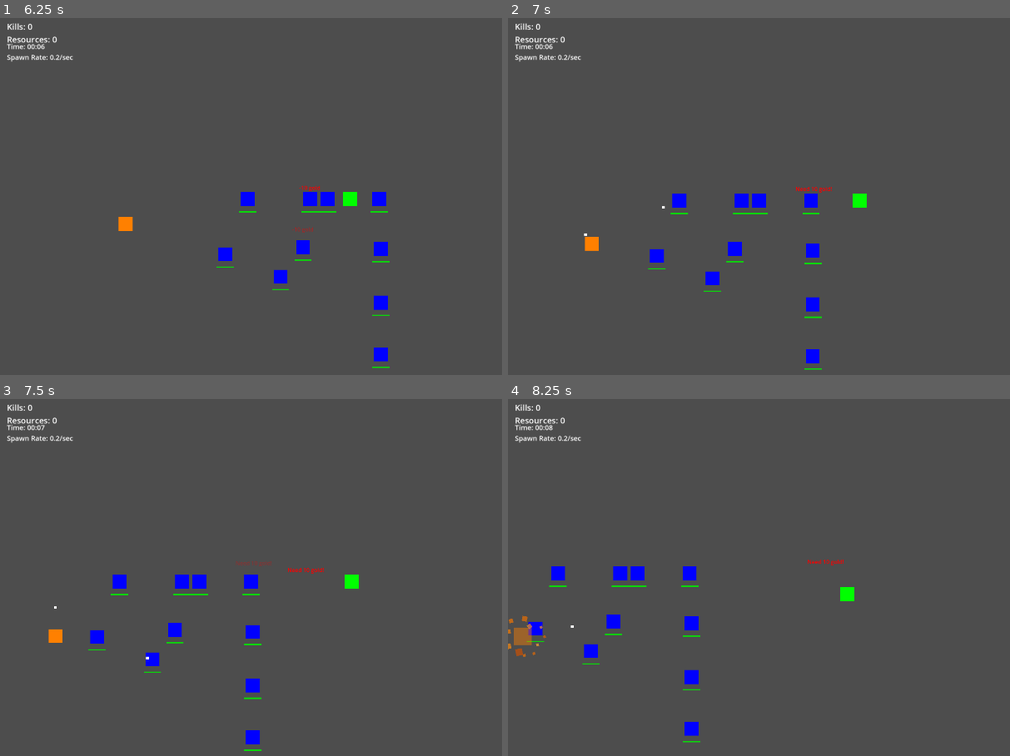
Above: before the commit, frames 1-4 (two rows, left to right).
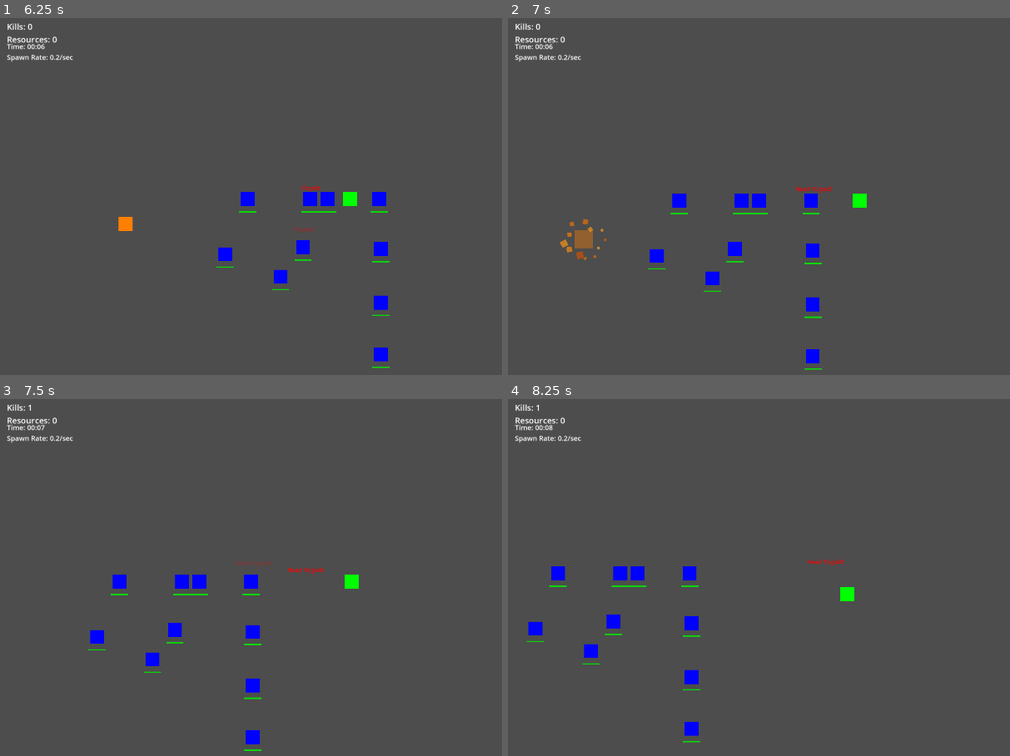
Above: after the commit, the same moments.

Repository: Sephon/testaiproject
Game: Godot game, scene res://Main.tscn
Same seed, same stepped clock (60 frames per second), same inputs: the game is played once before the commit and once after it.
Inputs (mouse positions are in pixels of both pictures, inside the frame that each line leads up to):
- Up to frame 1 (6.25 s): tap Enter at 0.5 s; move the mouse to (301, 275) at 0.52 s; hold B 0.53-1.28 s; hold Up (ui_up) 0.53-2.03 s; click (301, 275) at 0.67 s; tap Space (ui_select) at 0.77, 0.8, 1.07, 1.35, 1.52, 1.82, 2.3, 3.02, 3.32, 3.6, 3.77, 4.07, 4.52, 4.82, 5.3, 5.85, 6.02 s; move the mouse to (outside the picture) at 1.27 s; tap B at 1.55, 2.85, 4.35, 6.05 s; move the mouse to (135, 142) at 2.02 s; hold B 2.03-2.78 s; hold Left (ui_left) 2.03-3.53 s; move the mouse to (366, 200) at 2.77 s; click (366, 200) at 2.92 s; move the mouse to (230, 107) at 3.52 s; hold Down (ui_down) 3.53-4.28 s; move the mouse to (476, 182) at 4.27 s; hold Right (ui_right) 4.28-5.03 s; move the mouse to (200, 217) at 5.02 s; hold Up (ui_up) 5.03-5.78 s; hold B 5.03-5.78 s; click (200, 217) at 5.17 s; move the mouse to (401, 117) at 5.77 s; hold Right (ui_right) from 5.78 s (still down)
- Up to frame 2 (7 s): keep holding Right (ui_right); tap Space (ui_select) at 6.32, 6.77, 6.8 s; move the mouse to (809, 275) at 6.52 s; hold B from 6.53 s (still down)
- Up to frame 3 (7.5 s): keep holding Right (ui_right); tap Space (ui_select) at 7.07 s; move the mouse to (outside the picture) at 7.27 s; release B at 7.28 s; tap B at 7.35 s; click (outside the picture) at 7.42 s
- Up to frame 4 (8.25 s): tap Space (ui_select) at 7.52, 7.82, 8.1 s; move the mouse to (643, 523) at 8.02 s; release Right (ui_right) at 8.03 s; hold Down (ui_down) from 8.03 s (still down)

Frame 1 is identical in both runs. In frame 2, 0.4% of the frame differs, in the area x 10-32%, y 52-68%; in frame 3, 0.1%; in frame 4, 0.3%.

Commit message:
Added a laser tower type, replaced the guntower for a while

Diff:
--- a/testaiproject/Enemy.gd
+++ b/testaiproject/Enemy.gd
@@ -8,6 +8,8 @@
 var explosion_scene = preload("res://ExplosionEffect.tscn")
 var sound_explode = preload("res://Sounds/explosion2.wav")
 var audio_player_explode: AudioStreamPlayer
+
+var health = 10
 
 # Movement behavior variables
 var current_direction = Vector2.ZERO
@@ -149,8 +151,17 @@
 	print("Enemy _on_body_entered called with: ", body.name)  # Debug print
 	if body is Area2D and not exploding:  # Check if it's a bullet
 		print("Enemy hit by bullet!")
+		check_health()
+		body.queue_free()  # Remove the bulle
+
+
+func take_damage(damage):
+	health -= damage
+	check_health()
+
+func check_health():
+	if health <= 0:
 		start_explosion()
-		body.queue_free()  # Remove the bullet
 
 func start_explosion():
 	print("Enemy start_explosion called")  # Debug print
--- a/testaiproject/Main.gd
+++ b/testaiproject/Main.gd
@@ -311,6 +311,7 @@
 		# Create new tower
 		var new_tower = tower_scene.instantiate()
 		new_tower.mainRef = self
+		new_tower.tower_type = 1
 		add_child(new_tower)
 		new_tower.add_to_group("towers")
 		new_tower.position = $Player.position
--- a/testaiproject/Tower.gd
+++ b/testaiproject/Tower.gd
@@ -2,16 +2,23 @@
 
 var mainRef
 
+# Tower type enum
+enum TowerType { GUN, LASER }
+
+# Base tower variables
+var tower_type: TowerType
 var bullet_scene = preload("res://Bullet.tscn")
-var bullet_speed = 300
-var tower_range = 300
+var bullet_speed = 0
+var tower_range = 0
 var last_shot_time = 0.0
-var shot_cooldown = 2.5  # Time between shots in seconds
+var shot_cooldown = 0
+var damage = 0
 var gunshot_sound = preload("res://Sounds/gunshot.mp3")
 
 # Upgrade variables
 var upgrade_cost = 10
 var upgrade_multiplier = 1.1  # How much stats increase when upgraded
+var tower_level = 1
 
 # Tower health variables
 var health = 100
@@ -27,21 +34,46 @@
 var health_bar_bg: ColorRect
 var health_bar_fill: ColorRect
 
-var tower_level = 1
-
-# Audio player for gunshot sound
-var gunshot_audio_player: AudioStreamPlayer
-
 # Node references
 var upgrade_border: ColorRect
 var control: Control
 var popup_menu: PopupMenu
-var popup_world_position: Vector2  # Store the world position where popup was opened
+var popup_world_position: Vector2
+var gunshot_audio_player: AudioStreamPlayer
+
+# Laser beam variables
+var laser_beam: Line2D
+var laser_width = 4.0
+var laser_color = Color(1, 0.2, 0.2, 0.8)  # Red with slight transparency
+var laser_fade_time = 0.1  # How long the laser beam stays visible
+var current_laser_fade = 0.0
+
+func _init(type: TowerType = TowerType.GUN):
+	tower_type = type
+	match tower_type:
+		TowerType.GUN:
+			bullet_speed = 300
+			tower_range = 300
+			shot_cooldown = 2.0
+			damage = 5
+		TowerType.LASER:
+			bullet_speed = 0  # Lasers don't use bullet speed
+			tower_range = 150
+			shot_cooldown = 4.0
+			damage = 20
 
 func _ready():
 	# Get node references
 	upgrade_border = $UpgradeBorder
 	control = $Control
+
+	# Create laser beam for laser tower
+	if tower_type == TowerType.LASER:
+		laser_beam = Line2D.new()
+		laser_beam.width = laser_width
+		laser_beam.default_color = laser_color
+		laser_beam.visible = false
+		add_child(laser_beam)
 
 	# Create popup menu
 	popup_menu = PopupMenu.new()
@@ -54,19 +86,19 @@
 
 	# Create health bar container
 	health_bar = Node2D.new()
-	health_bar.position = Vector2(-health_bar_width/2, 35)  # Center below tower
+	health_bar.position = Vector2(-health_bar_width/2, 35)
 	add_child(health_bar)
 
 	# Create background bar
 	health_bar_bg = ColorRect.new()
 	health_bar_bg.size = Vector2(health_bar_width, health_bar_height)
-	health_bar_bg.color = Color(0.2, 0.2, 0.2, 0.8)  # Dark gray with slight transparency
+	health_bar_bg.color = Color(0.2, 0.2, 0.2, 0.8)
 	health_bar.add_child(health_bar_bg)
 
 	# Create fill bar
 	health_bar_fill = ColorRect.new()
 	health_bar_fill.size = Vector2(health_bar_width, health_bar_height)
-	health_bar_fill.color = Color(0, 1, 0, 0.8)  # Green with slight transparency
+	health_bar_fill.color = Color(0, 1, 0, 0.8)
 	health_bar.add_child(health_bar_fill)
 
 	# Update initial health bar
@@ -79,13 +111,13 @@
 
 func update_popup_menu():
 	popup_menu.clear()
-	popup_menu.add_item("Title: Gun Tower (level: %d)" % tower_level)
+	var tower_name = "Gun Tower" if tower_type == TowerType.GUN else "Laser Tower"
+	popup_menu.add_item("Title: %s (level: %d)" % [tower_name, tower_level])
 	popup_menu.set_item_disabled(0, true)
 	popup_menu.add_item(str("Upgrade Tower (", tower_level * upgrade_cost, " coins)"))
 
 	if mainRef.resources < (tower_level * upgrade_cost):
 		popup_menu.set_item_disabled(1, true)
-
 
 func _process(delta):
 	if exploding:
@@ -94,16 +126,26 @@
 		var progress = explosion_time / explosion_duration
 
 		# Scale up and fade out
-		scale = Vector2.ONE * (1.0 + progress * 0.5)  # Scale up to 1.5x
-		modulate.a = 1.0 - progress  # Fade out
+		scale = Vector2.ONE * (1.0 + progress * 0.5)
+		modulate.a = 1.0 - progress
 
 		if explosion_time >= explosion_duration:
 			print("Tower destroyed")
 			queue_free()
 		return
 
+	# Update laser beam if it's visible
+	if tower_type == TowerType.LASER and laser_beam.visible:
+		current_laser_fade += delta
+		if current_laser_fade >= laser_fade_time:
+			laser_beam.visible = false
+		else:
+			# Fade out the laser
+			var alpha = 1.0 - (current_laser_fade / laser_fade_time)
+			laser_beam.default_color.a = alpha * 0.8  # Keep slight transparency
+
 	# Tower shooting with cooldown
-	var current_time = Time.get_ticks_msec() / 1000.0  # Convert to seconds
+	var current_time = Time.get_ticks_msec() / 1000.0
 	if (current_time - last_shot_time) >= shot_cooldown:
 		# Find closest enemy in range
 		var closest_enemy = null
@@ -122,11 +164,9 @@
 
 	# If popup is visible, update its position based on camera movement
 	if popup_menu.visible:
-		# Convert the stored world position to screen position
 		var screen_pos = get_viewport().get_canvas_transform() * popup_world_position
 		popup_menu.position = screen_pos
 
-		# Check if popup is still on screen
 		var viewport_rect = Rect2(Vector2.ZERO, get_viewport().get_visible_rect().size)
 		var popup_rect = Rect2(popup_menu.position, popup_menu.size)
 
@@ -162,43 +202,42 @@
 	if not is_instance_valid(target_enemy):
 		return
 
-	var bullet = bullet_scene.instantiate()
-	get_parent().add_child(bullet)
-	bullet.position = position
-
-	# Calculate direction to enemy
-	var direction = (target_enemy.position - position).normalized()
-	bullet.velocity = direction * bullet_speed
-
-	gunshot_audio_player.play()
-
-# not used yet, I need to get the target_velocity first and to learn how Vector2 works in this aspect
-func get_predicted_position(target_pos: Vector2, target_velocity: Vector2, bullet_speed: float) -> Vector2:
-	var to_target = target_pos - position
-	var a = target_velocity.length_squared() - bullet_speed * bullet_speed
-	var b = 2 * to_target.dot(target_velocity)
-	var c = to_target.length_squared()
-
-	if abs(a) < 0.001:
-		# Bullet speed ≈ target speed: fallback to naive aim
-		return target_pos
-
-	var discriminant = b * b - 4 * a * c
-	if discriminant < 0:
-		# No valid solution, aim directly at target
-		return target_pos
-
-	var t1 = (-b - sqrt(discriminant)) / (2 * a)
-	var t2 = (-b + sqrt(discriminant)) / (2 * a)
-	var t = min(t1, t2)
-
-	if t < 0:
-		t = max(t1, t2)
-	if t < 0:
-		# Both times negative, target is moving away too fast
-		return target_pos
-
-	return target_pos + target_velocity * t
+	if tower_type == TowerType.GUN:
+		var bullet = bullet_scene.instantiate()
+		get_parent().add_child(bullet)
+		bullet.position = position
+		bullet.damage = damage
+
+		# Calculate direction to enemy
+		var direction = (target_enemy.position - position).normalized()
+		bullet.velocity = direction * bullet_speed
+
+		gunshot_audio_player.play()
+	else:  # Laser Tower
+		# Create laser beam effect
+		laser_beam.clear_points()
+		laser_beam.add_point(Vector2.ZERO)  # Start at tower center
+		laser_beam.add_point(target_enemy.position - position)  # End at enemy
+
+		# Reset laser beam properties
+		laser_beam.default_color = laser_color
+		laser_beam.visible = true
+		current_laser_fade = 0.0
+
+		# Apply damage to enemy
+		target_enemy.take_damage(damage)
+
+		# Add a small flash effect at the impact point
+		var flash = ColorRect.new()
+		flash.size = Vector2(10, 10)
+		flash.color = Color(1, 1, 1, 0.8)  # White flash
+		flash.position = target_enemy.position - position - Vector2(5, 5)  # Center the flash
+		add_child(flash)
+
+		# Animate the flash
+		var tween = create_tween()
+		tween.tween_property(flash, "modulate:a", 0.0, 0.1)
+		tween.tween_callback(flash.queue_free)
 
 func update_health_bar():
 	var health_percent = float(health) / max_health
